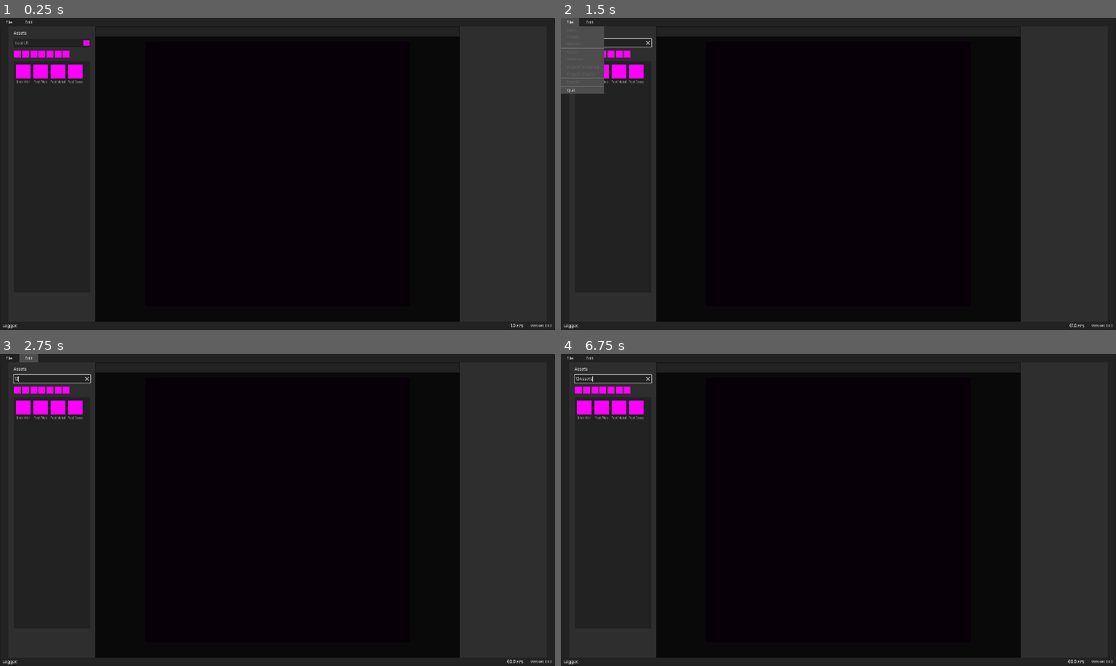
Above: before the commit, frames 1-4 (two rows, left to right).
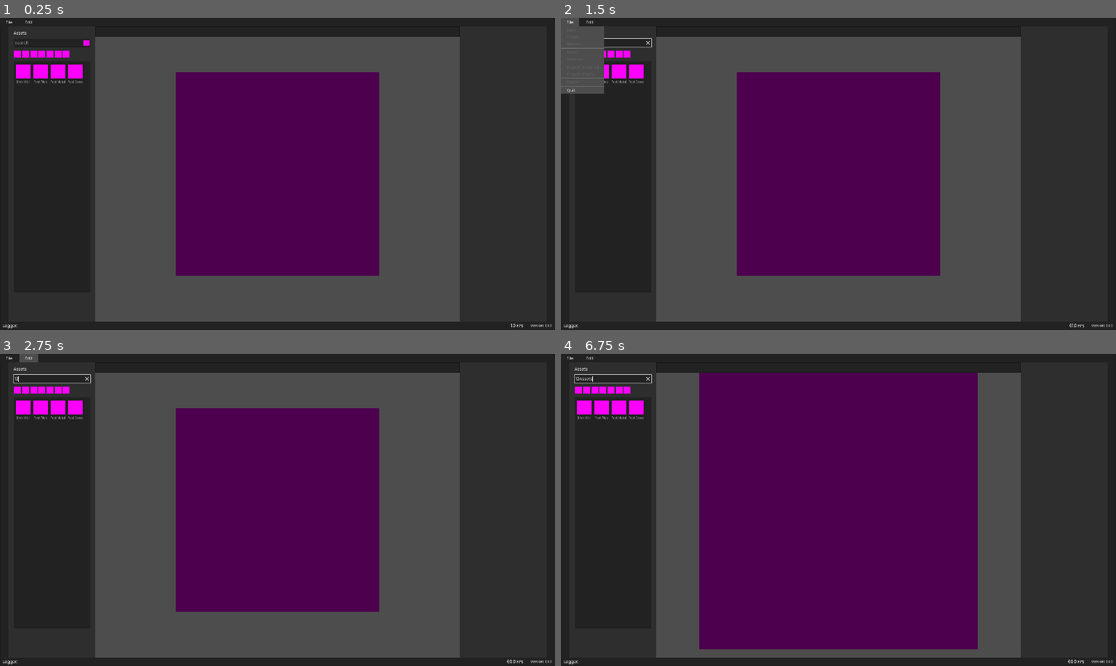
Above: after the commit, the same moments.

Repository: AnalyticalGoose/ProcTile
Game: Godot game, scene res://main.tscn
Two runs of this game, one before a commit and one after it. Both use one fixed random seed, a clock stepped at 60 frames per second and the inputs below.
Inputs (mouse positions are in pixels of both pictures, inside the frame that each line leads up to):
- Up to frame 1 (0.25 s): no input
- Up to frame 2 (1.5 s): click (610, 42) at 0.52 s; type "12" at 0.6 s; click "File" at 1.25 s
- Up to frame 3 (2.75 s): click "Edit" at 2 s
- Up to frame 4 (6.75 s): click "File" at 2.75 s; click "Edit" at 3.5 s; click "File" at 4.25 s; click "Edit" at 5 s; type "Assets" at 5.75 s; tap Enter at 6.5 s; move the mouse to (960, 494) at 6.52 s; hold Mouse wheel up (zoom_in, bound only after the commit) from 6.53 s (still down); click (960, 494) at 6.67 s

The runs differ from the first frame. In frame 1, 60% of the frame differs, in the area x 17-83%, y 6-98%; in frame 2, 60%; in frame 3, 60%; in frame 4, 60%.

Commit message:
Add camera controller
Add controller to zoom in and out and orbit around the mesh

Diff:
--- a/engine/render/renderer.gd
+++ b/engine/render/renderer.gd
@@ -36,7 +36,7 @@
 	RenderingServer.call_on_render_thread(compute_shader.init_compute.bind(shader_data, texture_size, shader_path))
 
 	# Linking compute and material shader
-	var material : ShaderMaterial = ($Mesh as MeshInstance3D).material_override as ShaderMaterial
+	var material : ShaderMaterial = ($MeshPivot/Mesh as MeshInstance3D).material_override as ShaderMaterial
 	compute_shader.albedo = material.get_shader_parameter("albedo_input")
 	compute_shader.occlusion = material.get_shader_parameter("occlusion_input")
 	compute_shader.roughness = material.get_shader_parameter("roughness_input")
--- a/engine/render/renderer.tscn
+++ b/engine/render/renderer.tscn
@@ -23,20 +23,26 @@
 shader_parameter/metallic_input = SubResource("Texture2DRD_ak5p6")
 shader_parameter/normal_input = SubResource("Texture2DRD_blo77")
 
-[sub_resource type="PlaneMesh" id="PlaneMesh_eq8u2"]
+[sub_resource type="PlaneMesh" id="PlaneMesh_1b2sg"]
 orientation = 2
 
 [sub_resource type="Environment" id="Environment_cwj01"]
-background_mode = 1
 background_color = Color(0.0338533, 0.0338533, 0.0338533, 1)
 
 [node name="Renderer" type="Node3D"]
 script = ExtResource("1_11juy")
 
-[node name="Mesh" type="MeshInstance3D" parent="."]
+[node name="MeshPivot" type="Node3D" parent="."]
+
+[node name="Mesh" type="MeshInstance3D" parent="MeshPivot"]
 material_override = SubResource("ShaderMaterial_cnb6x")
-mesh = SubResource("PlaneMesh_eq8u2")
+mesh = SubResource("PlaneMesh_1b2sg")
 skeleton = NodePath("")
+
+[node name="CameraPivot" type="Node3D" parent="."]
+
+[node name="Camera3D" type="Camera3D" parent="CameraPivot"]
+transform = Transform3D(1, 0, 0, 0, 1, 0, 0, 0, 1, 0, 0, 2)
 
 [node name="Environment" type="Node3D" parent="."]
 
@@ -50,9 +56,6 @@
 shadow_enabled = true
 sky_mode = 1
 
-[node name="Camera3D" type="Camera3D" parent="Environment"]
-transform = Transform3D(1, 0, 0, 0, 1, 0, 0, 0, 1, 0, 0, 1.535)
-
 [node name="OmniLight3D" type="OmniLight3D" parent="Environment"]
 transform = Transform3D(1, 0, 0, 0, 1, 0, 0, 0, 1, -1, 2, 3)
 light_energy = 2.633
--- a/project.godot
+++ b/project.godot
@@ -36,8 +36,20 @@
 window/size/viewport_width=1920
 window/size/viewport_height=1080
 window/size/mode=2
-window/vsync/vsync_mode=0
 
 [gui]
 
 theme/custom="res://ui/ui_theme.tres"
+
+[input]
+
+zoom_in={
+"deadzone": 0.5,
+"events": [Object(InputEventMouseButton,"resource_local_to_scene":false,"resource_name":"","device":-1,"window_id":0,"alt_pressed":false,"shift_pressed":false,"ctrl_pressed":false,"meta_pressed":false,"button_mask":0,"position":Vector2(0, 0),"global_position":Vector2(0, 0),"factor":1.0,"button_index":4,"canceled":false,"pressed":false,"double_click":false,"script":null)
+]
+}
+zoom_out={
+"deadzone": 0.5,
+"events": [Object(InputEventMouseButton,"resource_local_to_scene":false,"resource_name":"","device":-1,"window_id":0,"alt_pressed":false,"shift_pressed":false,"ctrl_pressed":false,"meta_pressed":false,"button_mask":0,"position":Vector2(0, 0),"global_position":Vector2(0, 0),"factor":1.0,"button_index":5,"canceled":false,"pressed":false,"double_click":false,"script":null)
+]
+}
--- /dev/null
+++ b/scripts/renderer_view.gd
@@ -0,0 +1,31 @@
+extends Control
+
+const ORBIT_SPEED : float = 0.01
+
+@onready var camera : Camera3D = $/root/ProcTile/Renderer/CameraPivot/Camera3D as Camera3D
+@onready var camera_pivot : Node3D = $/root/ProcTile/Renderer/CameraPivot as Node3D
+@onready var mesh : MeshInstance3D = $/root/ProcTile/Renderer/MeshPivot/Mesh as MeshInstance3D
+@onready var mesh_pivot : Node3D = $/root/ProcTile/Renderer/MeshPivot as Node3D
+
+var mouse_in_render_view : bool = true
+
+
+func _input(event: InputEvent) -> void:
+	if mouse_in_render_view:
+		if Input.is_action_pressed("zoom_in"):
+			camera.position.z = clamp(camera.position.z * 0.90, 0.1, 20.0)
+		elif Input.is_action_pressed("zoom_out"):
+			camera.position.z = clamp(camera.position.z * 1.1, 0.1, 20.0)
+
+		if Input.is_mouse_button_pressed(MOUSE_BUTTON_MIDDLE) and event is InputEventMouseMotion:
+			camera_pivot.rotate_y(-(event as InputEventMouseMotion).relative.x * ORBIT_SPEED)  # Rotate horizontally
+			camera_pivot.rotate_x(-(event as InputEventMouseMotion).relative.y * ORBIT_SPEED)  # Rotate vertically
+			camera_pivot.rotation.z = 0
+
+
+func _on_mouse_entered() -> void:
+	mouse_in_render_view = true
+
+
+func _on_mouse_exited() -> void:
+	mouse_in_render_view = false
--- a/ui/ui.tscn
+++ b/ui/ui.tscn
@@ -1,5 +1,6 @@
-[gd_scene load_steps=30 format=3 uid="uid://sjoei1q5m1ma"]
-
+[gd_scene load_steps=31 format=3 uid="uid://sjoei1q5m1ma"]
+
+[ext_resource type="Script" path="res://scripts/renderer_view.gd" id="1_av4mg"]
 [ext_resource type="Theme" uid="uid://dfgva2nypdu6x" path="res://ui/ui_theme.tres" id="1_x425p"]
 [ext_resource type="Script" path="res://materials/asset_manager.gd" id="2_iuucp"]
 [ext_resource type="Script" path="res://scripts/data_bar.gd" id="2_pqncx"]
@@ -60,6 +61,21 @@
 anchor_bottom = 1.0
 grow_horizontal = 2
 grow_vertical = 2
+
+[node name="RendererWindow" type="Control" parent="."]
+layout_mode = 1
+anchors_preset = 8
+anchor_left = 0.5
+anchor_top = 0.5
+anchor_right = 0.5
+anchor_bottom = 0.5
+offset_left = -630.0
+offset_top = -475.0
+offset_right = 630.0
+offset_bottom = 510.0
+grow_horizontal = 2
+grow_vertical = 2
+script = ExtResource("1_av4mg")
 
 [node name="NavigationBar" type="PanelContainer" parent="."]
 top_level = true
@@ -355,4 +371,6 @@
 theme_override_constants/separation = 10
 script = ExtResource("7_08hm7")
 
+[connection signal="mouse_entered" from="RendererWindow" to="RendererWindow" method="_on_mouse_entered"]
+[connection signal="mouse_exited" from="RendererWindow" to="RendererWindow" method="_on_mouse_exited"]
 [connection signal="item_activated" from="AssetsWindow/AssetsMargin/AssetsVBox/AssetSelector" to="AssetsWindow" method="_on_asset_selector_item_activated"]
Binary file added: ui/icons/icon_mesh.png
Not shown, added: ui/icons/icon_mesh.png.import
